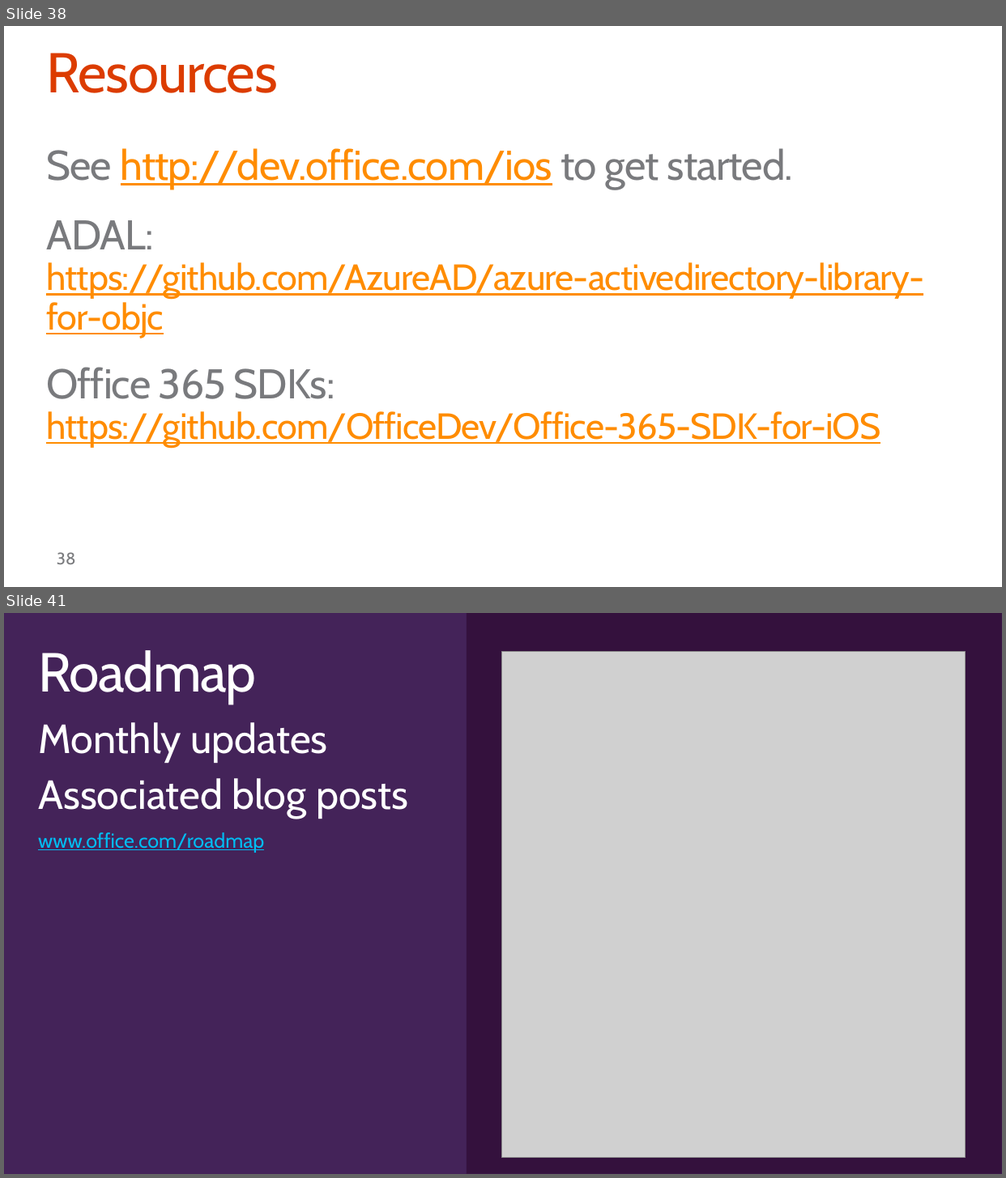
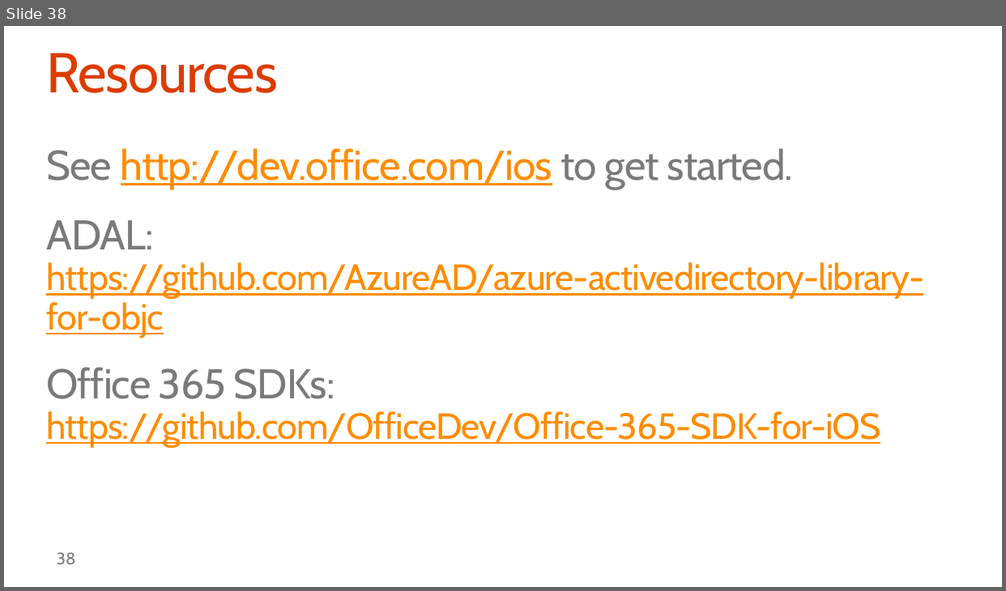
Before and after one commit to fabbbiob/TrainingContent, a slide deck: O3654/O3654-5 Native iOS Development with Office 365 APIs/O3654-5 Deep dive into native iOS Development with Office 365 APIs.PPTX. Shown one above the other, each under a label of ours: slides 38 and 41 before the commit, slide 38 after it; the slides between them are not shown. The pictures are 1006x1178 and 1006x591 pixels, drawn with LibreOffice and Linux fonts; fonts in the diff are those of the drawing; grey boxes stand for pictures; background and template pictures are left out. Boxes give left, top, right and bottom in pixels: in the first picture for what was removed or moved away, otherwise in the second. Text is boxed around its words. In the diff, an @@ line names an element or a change of style, - is before the commit and + after.

```diff
--- a/O3654/O3654-5 Native iOS Development with Office 365 APIs/O3654-5 Deep dive into native iOS Development with Office 365 APIs.PPTX
+++ b/O3654/O3654-5 Native iOS Development with Office 365 APIs/O3654-5 Deep dive into native iOS Development with Office 365 APIs.PPTX
@@ slide 41 removed at <box>4,613,1002,1174</box>, background #442359 @@
@@ rectangle removed at <box>4,613,466,1174</box> @@
@@ rectangle removed at <box>467,613,1002,1174</box> @@
@@ title removed at <box>38,650,256,704</box> @@
-Roadmap
@@ picture removed at <box>502,652,965,1158</box> @@
@@ text removed at <box>38,722,408,853</box> @@
-Monthly updates
-Associated blog posts
-www.office.com/roadmap
```
Also in this commit, not shown: 3 slides added, 4 other slides removed, 5 other files.
